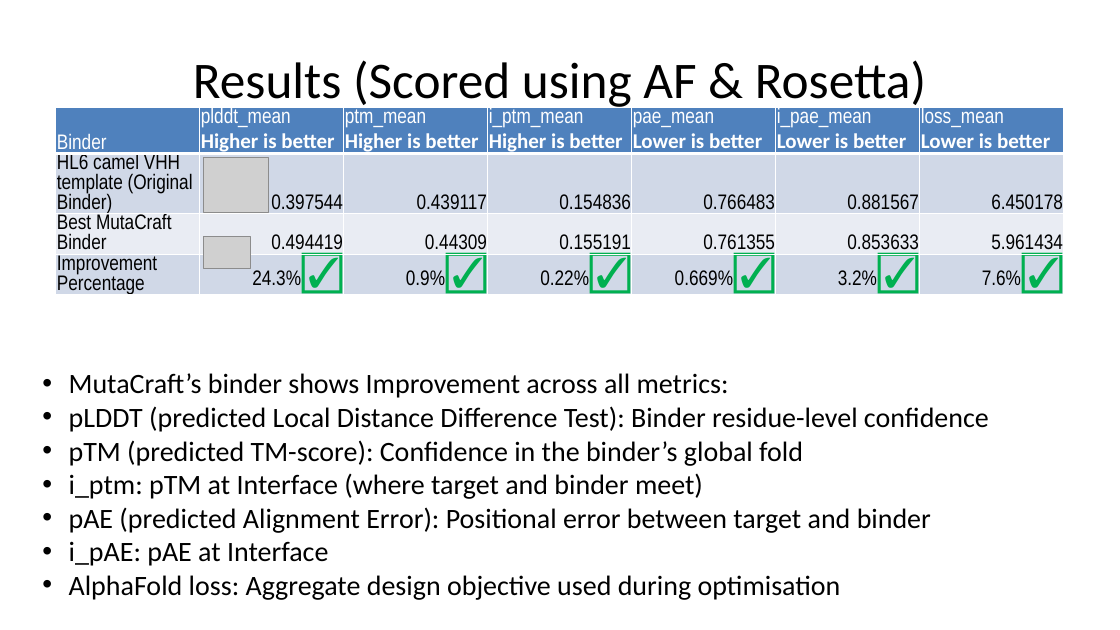
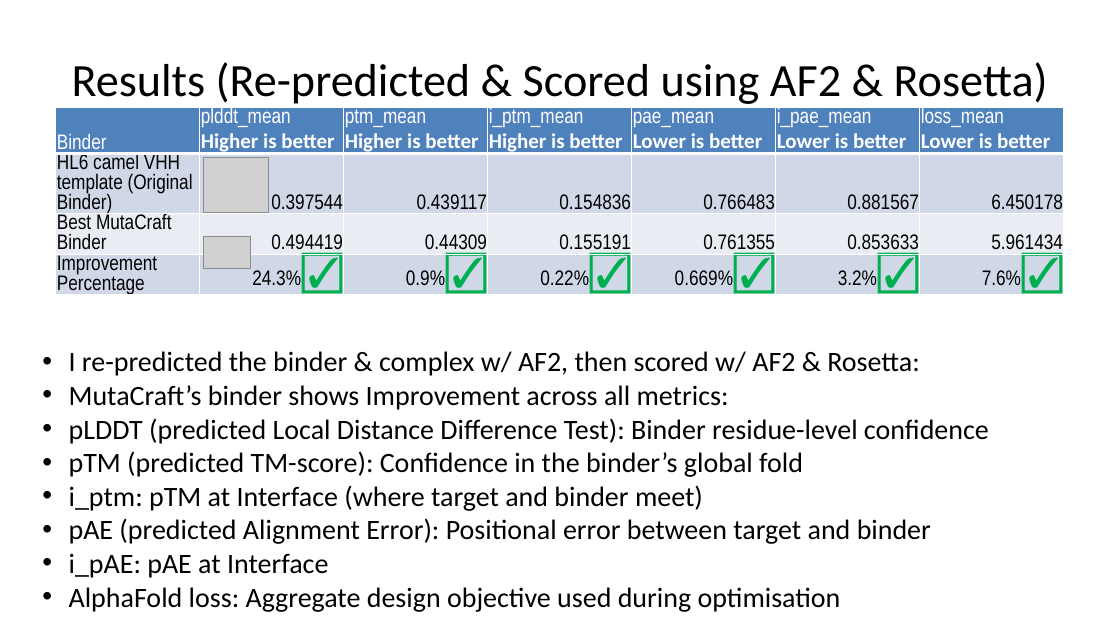
Before and after one commit to kaylertee/ActiveTargeting, a slide deck: slide 5 of Presentations/MutaCraft Presentation.pptx. Drawn at 1120x630 pixels with LibreOffice and Linux fonts; fonts in the diff are those of the drawing; grey boxes stand for pictures. Boxes give left, top, right and bottom in pixels: in the first picture for what was removed or moved away, otherwise in the second. Text is boxed around its words. In the diff, an @@ line names an element or a change of style, - is before the commit and + after.

```diff
--- a/Presentations/MutaCraft Presentation.pptx
+++ b/Presentations/MutaCraft Presentation.pptx
@@ title at [72, 62, 1048, 104]: text changed; size 44 to 39.6 pt @@
-Results (Scored using AF & Rosetta)
+Results (Re-predicted & Scored using AF2 & Rosetta)
@@ text "I re-predicted the binder & ...": place and size @@
-text "I re-predicted the binder & ..." at [69, 373, 989, 600]
+text "I re-predicted the binder & ..." at [69, 351, 989, 612]
@@ text at [69, 351, 919, 376]: paragraph added @@
+• I re-predicted the binder & complex w/ AF2, then scored w/ AF2 & Rosetta:
```
Also in this commit, not shown: 13 other slides changed, 2 slides added, 2 slides removed.
